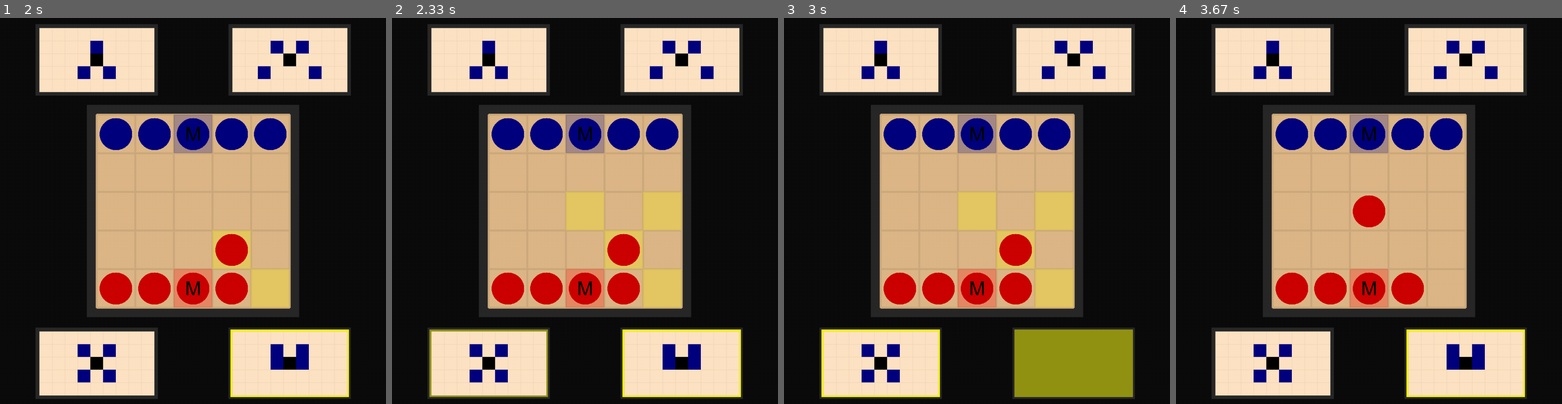
Above: before the commit, frames 1-4 (left to right).
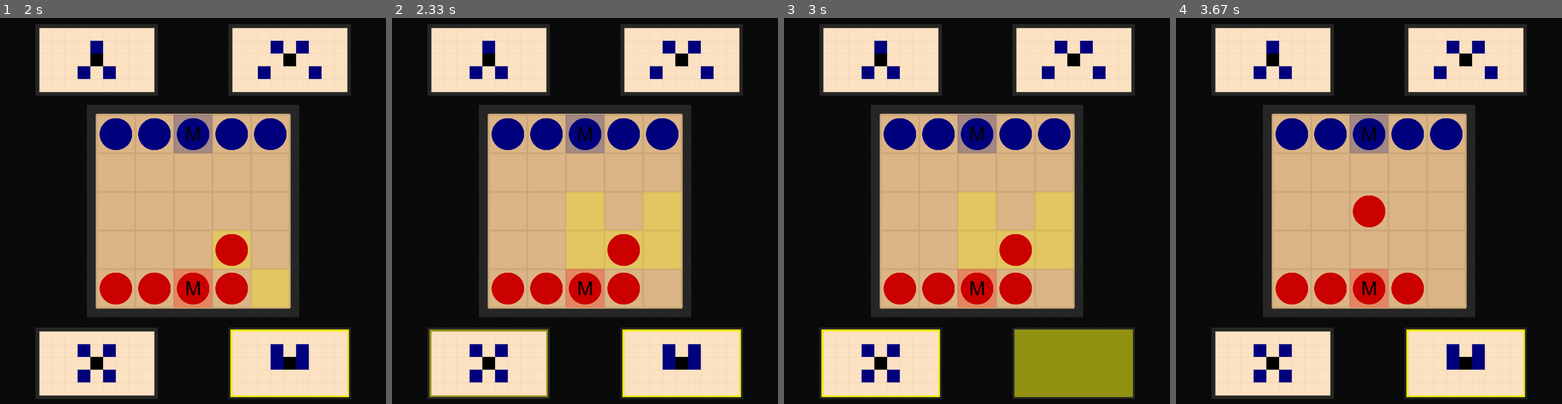
Above: after the commit, the same moments.

Repository: marioszap/onitamaEngine
Game: pygame game, started from pyGame.py
Two runs of this game, one before a commit and one after it. Both use one fixed random seed, a clock stepped at 60 frames per second and the inputs below.
Inputs (mouse positions are in pixels of both pictures, inside the frame that each line leads up to):
- Up to frame 1 (2 s): press the mouse at (96, 361) at 0.37 s; move the mouse to (84, 330) at 0.47 s; release the mouse at (73, 299) at 0.6 s; click (335, 346) at 0.82 s; press the mouse at (335, 346) at 1.13 s; move the mouse to (285, 272) at 1.23 s; release the mouse at (239, 199) at 1.37 s; click (231, 249) at 1.73 s
- Up to frame 2 (2.33 s): click (488, 361) at 2.2 s
- Up to frame 3 (3 s): click (1073, 361) at 2.67 s; move the mouse to (992, 195) at 2.97 s
- Up to frame 4 (3.67 s): click (1384, 195) at 3.13 s

Frame 1 is identical in both runs. In frame 2, 3.0% of the frame differs, in the area x 45-75%, y 55-75%; in frame 3, 3.0%; in frame 4, nothing differs.

Commit message:
cards can now be properly played

Diff:
--- a/engine.py
+++ b/engine.py
@@ -1,7 +1,9 @@
-import pygame, random
+import random, os
+os.environ['PYGAME_HIDE_SUPPORT_PROMPT'] = "hide"
+import pygame
 
 n = 5
-SCREEN_HEIGHT = 1000 #pygame.display.get_surface().get_height()
+SCREEN_HEIGHT = 1000 #pygame.display.set_mode().get_size()[1] - 25
 SCREEN_WIDTH = SCREEN_HEIGHT
 CARD_SQUARE = SCREEN_HEIGHT // 30
 CARD_HEIGHT = CARD_SQUARE * 5
@@ -130,13 +132,13 @@
             drawTransparentRect(screen, sqHighlightColor, (squareClicked[1]) * SQ_SIZE + self.stW, (squareClicked[0]) * SQ_SIZE + self.stH, SQ_SIZE, SQ_SIZE, 64)
             for i in range(len(card)):
                 try:
-                    sqToMove = [(squareClicked[1] + card[i][1]), (squareClicked[0] + card[i][0])]
-                    sqToMoveCoords = [(squareClicked[1] + card[i][1]) * SQ_SIZE + self.stW, (squareClicked[0] + card[i][0]) * SQ_SIZE + self.stH]
+                    sqToMove = [(squareClicked[1] + card[i][0]), (squareClicked[0] + card[i][1])]
+                    sqToMoveCoords = [(squareClicked[1] + card[i][0]) * SQ_SIZE + self.stW, (squareClicked[0] + card[i][1]) * SQ_SIZE + self.stH]
                     if self.clickArea.collidepoint((sqToMoveCoords[0], sqToMoveCoords[1])) \
                     and self.board[squareClicked[0]][squareClicked[1]][:2] != self.board[sqToMove[1]][sqToMove[0]][:2]:
                         drawTransparentRect(screen, sqHighlightColor, sqToMoveCoords[0], sqToMoveCoords[1], SQ_SIZE, SQ_SIZE, 64)
                         if pygame.Rect(sqToMoveCoords[0], sqToMoveCoords[1], SQ_SIZE, SQ_SIZE).collidepoint(mousePosition) and pygame.mouse.get_pressed()[0]:
-                            self.movePawn(squareClicked, [squareClicked[0] + card[i][0], squareClicked[1] + card[i][1]])
+                            self.movePawn(squareClicked, [squareClicked[0] + card[i][1], squareClicked[1] + card[i][0]])
                             self.clicked = False
                 except:
                     ...
@@ -165,13 +167,13 @@
         self.cards = self.pickCards(cardsInGame, cardX, cardY)
         self.plays = False
         self.name = name
-
         if not userView:
             for card in self.cards:
                 card.mirrorCoord(1)#"""
         else:
             for card in self.cards:
                 card.mirrorCoord(0)#"""
+
 
 
     def pickCards(self, cardsDict: dict, coorsX: list[int], coorY: int) -> list[Card]:
--- a/pyGame.py
+++ b/pyGame.py
@@ -1,5 +1,6 @@
+import os
+os.environ['PYGAME_HIDE_SUPPORT_PROMPT'] = "hide"
 import pygame
-import os
 import json
 from engine import *
 import random
@@ -28,7 +29,6 @@
         if (not file == "whiteCircle.png") and ('Circle' in file):
             IMAGES[pieces[j]] = pygame.transform.scale(pygame.image.load("images/"+file), (SQ_SIZE, SQ_SIZE))
             j+=1
-    print(IMAGES)
 
 
 def drawBackground(screen) -> None:
@@ -69,8 +69,6 @@
 
         drawBackground(screen)
         game.drawBoard(screen, bigOffset)
-        game.highlightSquares(screen, [[-1, -1], [-1, 1], [1, -1], [1, 1]], 'p2')
-        drawPawns(screen, game.board, (SCREEN_WIDTH-BOARD_HEIGHT)/2, (SCREEN_HEIGHT-BOARD_HEIGHT)/2)
 
         for player in players:
             for i in range(len(player.cards)):
@@ -79,6 +77,11 @@
                     global movesToPlay
                     movesToPlay = x
 
+        if not movesToPlay is None:
+            #print(movesToPlay)
+            game.highlightSquares(screen, movesToPlay, 'p2')
+        drawPawns(screen, game.board, (SCREEN_WIDTH-BOARD_HEIGHT)/2, (SCREEN_HEIGHT-BOARD_HEIGHT)/2)
+
         clock.tick(MAX_FPS)
         pygame.display.flip()
 
